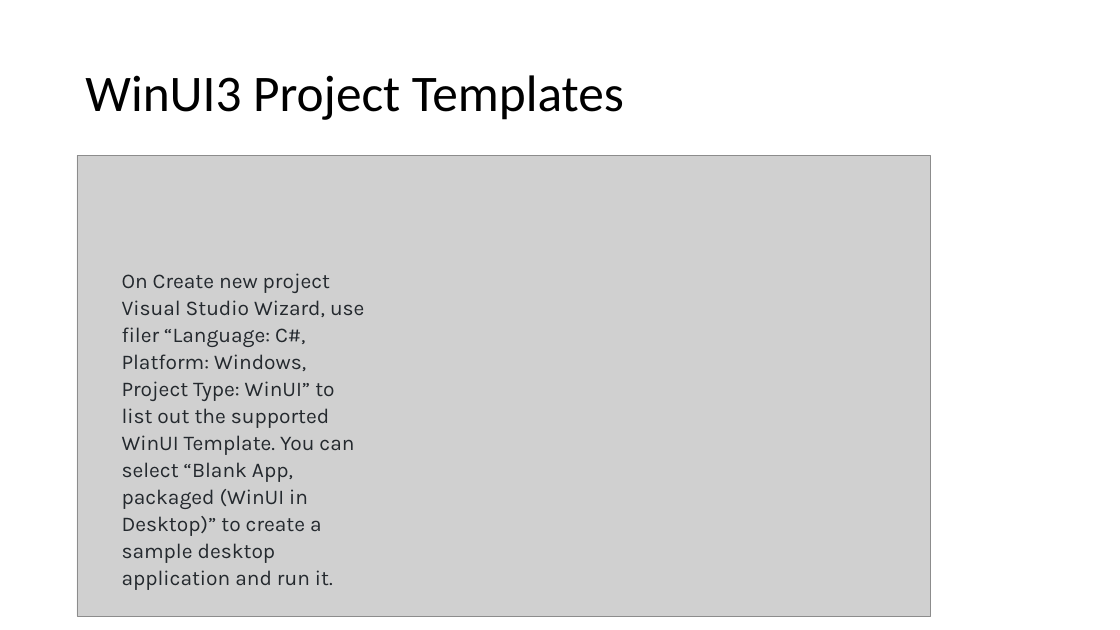
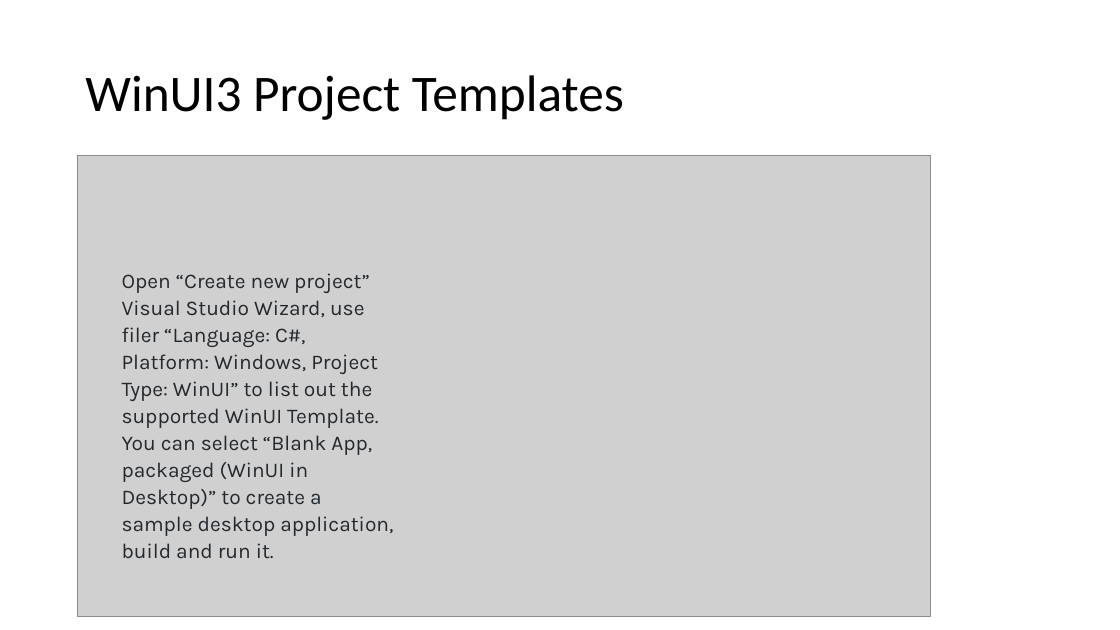
Before and after one commit to aniiiib/StudyNotes, a slide deck: slide 14 of Howto - Programming Modern Windows.pptx (slide 13 before the commit). Drawn at 1120x630 pixels with LibreOffice and Linux fonts; fonts in the diff are those of the drawing; grey boxes stand for pictures. Boxes give left, top, right and bottom in pixels: in the first picture for what was removed or moved away, otherwise in the second. Text is boxed around its words. In the diff, an @@ line names an element or a change of style, - is before the commit and + after.

```diff
--- a/Howto - Programming Modern Windows.pptx
+++ b/Howto - Programming Modern Windows.pptx
@@ text at [122, 273, 393, 558]: text changed @@
-On Create new project Visual Studio Wizard, use filer “Language: C#, Platform: Windows, Project Type: WinUI” to list out the supported WinUI Template. You can select “Blank App, packaged (WinUI in Desktop)” to create a sample desktop application and run it.
+Open “Create new project” Visual Studio Wizard, use filer “Language: C#, Platform: Windows, Project Type: WinUI” to list out the supported WinUI Template. You can select “Blank App, packaged (WinUI in Desktop)” to create a sample desktop application, build and run it.
```
Also in this commit, not shown: 6 other slides changed, 2 slides added.
